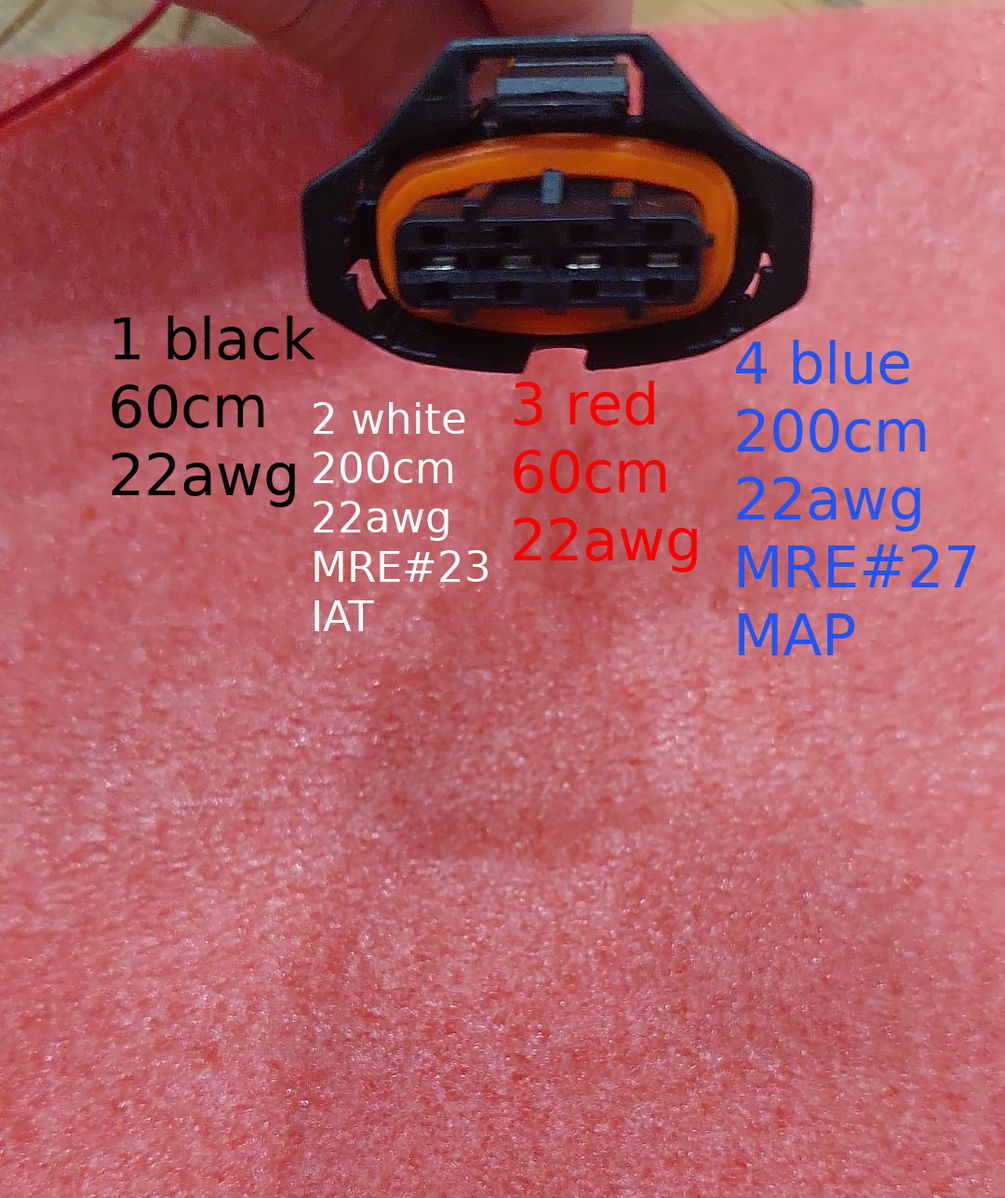
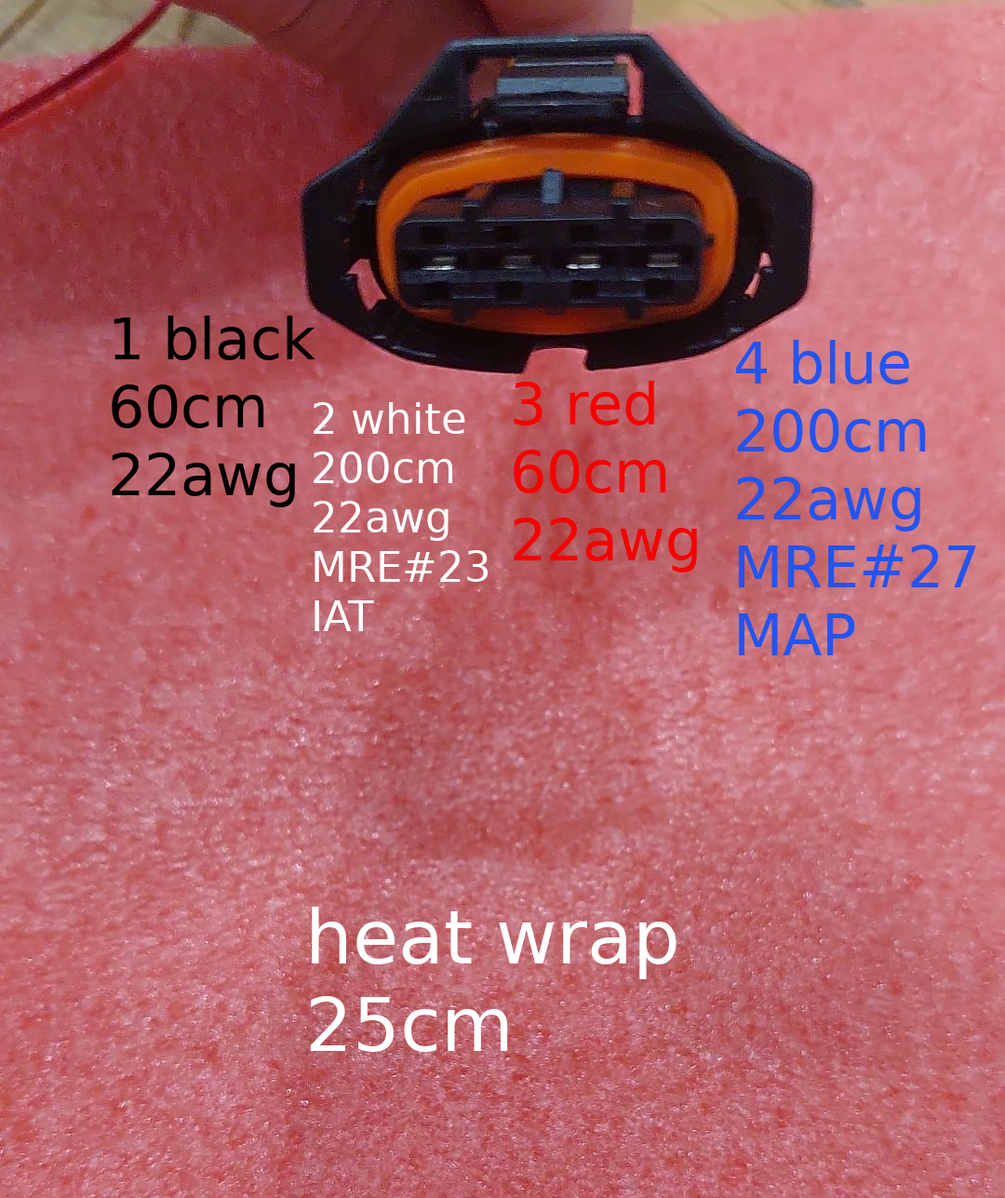
Before/after of a 1005x1198 layered artwork. What changed in the layer stack:
added layer "heat wrap ..." above "2 white ..." over left=309, top=906, right=677, bottom=1052
